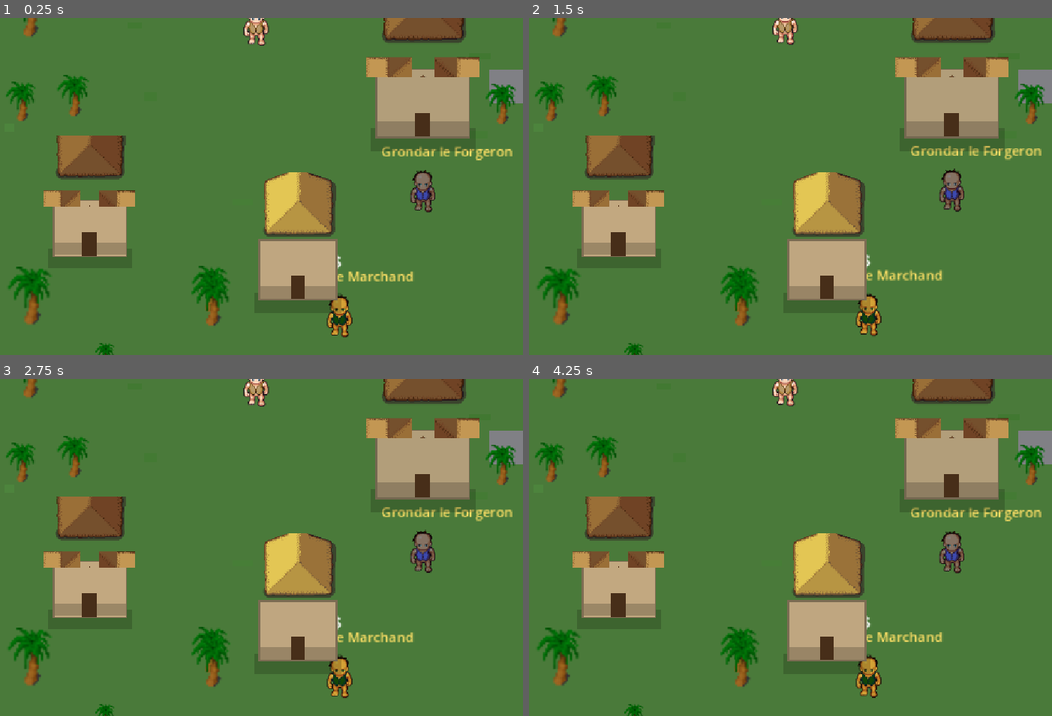
Above: before the commit, frames 1-4 (two rows, left to right).
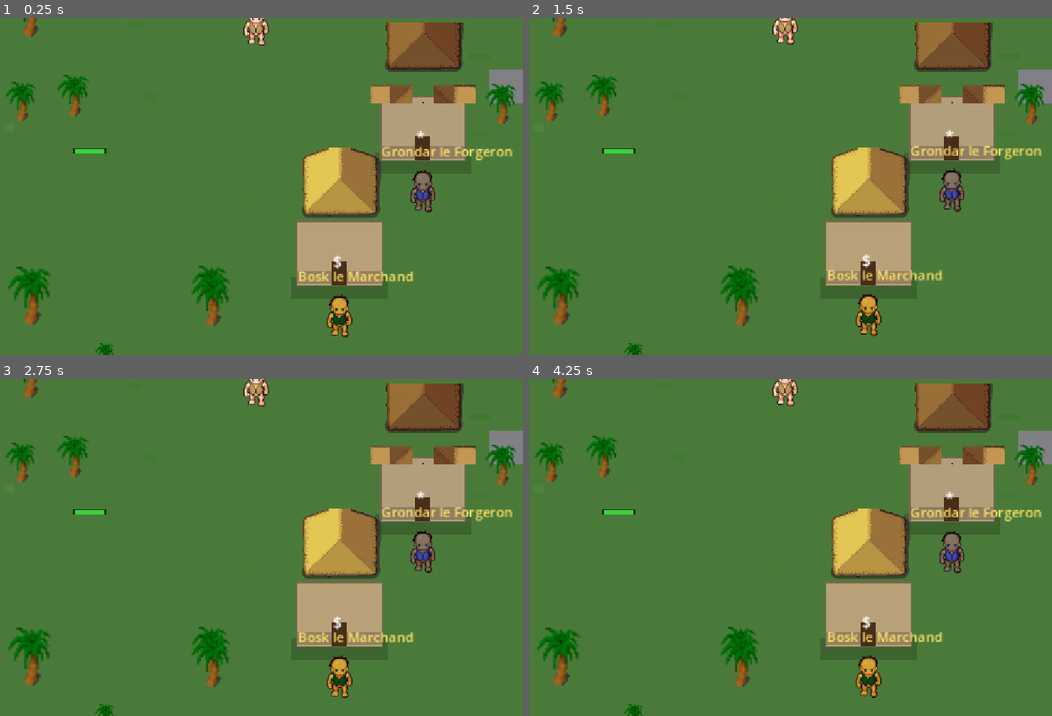
Above: after the commit, the same moments.

Repository: saintstrif13001/riendupout
Game: Godot game, scene res://scenes/World.tscn
The game is run twice, just before and just after one commit, with the same random seed, the same clock (stepped at 60 frames per second) and the same inputs. This scene is started directly instead of the project's main scene.
Inputs:
- Up to frame 1 (0.25 s): no input
- Up to frame 2 (1.5 s): tap Enter at 0.5 s; hold D 0.53-1.28 s; tap I at 0.6 s; tap Space at 0.77 s; hold S from 1.28 s (still down); tap M at 1.35 s
- Up to frame 3 (2.75 s): tap Space at 1.52, 2 s; release S at 2.03 s; hold D from 2.03 s (still down); tap Q at 2.1 s
- Up to frame 4 (4.25 s): release D at 2.78 s; hold W 2.78-3.53 s; tap E at 2.85 s; tap Space at 3.02, 3.77 s; tap Enter at 3.5 s; hold A from 3.53 s (still down); tap F at 3.6 s

The runs differ from the first frame. In frame 1, 19% of the frame differs, in the area x 8-92%, y 0-88%; in frame 2, 19%; in frame 3, 19%; in frame 4, 19%.
Error in both runs: Invalid access to property or key 'race' on a base object of type 'Dictionary'. (res://scripts/game_state.gd:63)

Commit message:
Corrige le placement des maisons du village + tri en profondeur manquant
Bug remonté par l'utilisateur : les maisons semblaient mal placées et les PNJ
disparaissaient visuellement derrière elles. Cause racine trouvée : le joueur et
les ennemis n'avaient JAMAIS de z_index dynamique (toujours 0), alors que les
maisons/décors utilisent des z_index en centaines (int(y)) — donc dès qu'un
joueur/PNJ/monstre passait devant une maison, il se retrouvait rendu derrière.

- player.gd / enemy.gd : update_visuals() met maintenant a jour z_index =
  int(global_position.y) chaque frame, comme le reste du décor
- world.gd : les 5 maisons du village sont repositionnées pour correspondre
  a leur PNJ (forge=Grondar, alchimiste=Yvenne, echoppe=Bosk, cabane=l'Ancien,
  salle d'armes=Thoric) au lieu de positions arbitraires sans lien avec le
  village ; ajout d'un StaticBody2D+CollisionShape2D par maison pour que le
  joueur ne traverse plus visuellement les murs
- Teste : capture visuelle du village (PNJ bien devant leur porte, tri
  correct), test_combat/test_data_integrity/test_travel/test_quest OK

Diff:
--- a/scripts/enemy.gd
+++ b/scripts/enemy.gd
@@ -95,5 +95,6 @@
 	if collider: collider.disabled = true
 
 func update_visuals() -> void:
+	z_index = int(global_position.y) # tri en profondeur : sinon disparait derrière les maisons/décors
 	var pct = clamp(hp / max(1.0, max_hp), 0.0, 1.0)
 	hp_fg.size.x = 28 * pct
--- a/scripts/player.gd
+++ b/scripts/player.gd
@@ -202,6 +202,7 @@
 	return {"amount": amount, "leveled": leveled}
 
 func update_visuals() -> void:
+	z_index = int(global_position.y) # tri en profondeur : sinon on disparait derrière les maisons/décors
 	name_label.position = Vector2(-name_label.size.x/2, -58)
 	hp_bg.position = Vector2(-20, -46)
 	hp_fg.position = Vector2(-18, -44)
--- a/scripts/world.gd
+++ b/scripts/world.gd
@@ -128,13 +128,14 @@
 	# bien plus lisible que le triangle plat d'avant.
 	var roof_tan = load("res://assets/buildings/roof_tan.png")
 	var roof_brown = load("res://assets/buildings/roof_brown.png")
+	# Chaque maison est alignée avec le PNJ qui "y habite" (forge = Grondar, etc.)
+	# pour que le village ait une disposition lisible au lieu de bâtiments épars.
 	var houses = [
-		{"x":300, "y":250, "w":90, "h":70, "wall":Color(0.78,0.68,0.5), "roof":roof_tan},
-		{"x":600, "y":500, "w":110, "h":80, "wall":Color(0.7,0.62,0.48), "roof":roof_brown},
-		{"x":450, "y":700, "w":90, "h":70, "wall":Color(0.75,0.65,0.5), "roof":roof_tan},
-		{"x":900, "y":300, "w":120, "h":90, "wall":Color(0.65,0.6,0.6), "roof":roof_brown},
-		{"x":950, "y":650, "w":100, "h":75, "wall":Color(0.72,0.63,0.47), "roof":roof_tan},
-		{"x":200, "y":650, "w":85, "h":65, "wall":Color(0.76,0.66,0.5), "roof":roof_brown},
+		{"x":600, "y":530, "w":100, "h":75, "wall":Color(0.7,0.62,0.48), "roof":roof_brown}, # forge (Grondar, 600,600)
+		{"x":700, "y":230, "w":90, "h":70, "wall":Color(0.75,0.65,0.5), "roof":roof_tan}, # alchimiste (Yvenne, 700,300)
+		{"x":500, "y":680, "w":100, "h":75, "wall":Color(0.72,0.63,0.47), "roof":roof_tan}, # échoppe (Bosk, 500,750)
+		{"x":400, "y":330, "w":80, "h":60, "wall":Color(0.76,0.66,0.5), "roof":roof_brown}, # cabane de l'Ancien (400,400)
+		{"x":800, "y":430, "w":85, "h":65, "wall":Color(0.65,0.6,0.6), "roof":roof_brown}, # salle d'armes (Thoric, 800,500)
 	]
 	for h in houses:
 		# ombre portée douce sous la maison
@@ -157,6 +158,15 @@
 		wall.position = Vector2(h.x - h.w/2.0, h.y - h.h/2.0)
 		wall.z_index = int(h.y)
 		$Decor.add_child(wall)
+		# Collision solide pour que le joueur ne traverse pas visuellement le mur.
+		var body = StaticBody2D.new()
+		body.position = Vector2(h.x, h.y)
+		var shape = CollisionShape2D.new()
+		var rect_shape = RectangleShape2D.new()
+		rect_shape.size = Vector2(h.w, h.h)
+		shape.shape = rect_shape
+		body.add_child(shape)
+		$Decor.add_child(body)
 		# bande d'ombre en bas du mur (donne un peu de volume)
 		var wall_shade = ColorRect.new()
 		wall_shade.color = h.wall.darkened(0.2)
@@ -301,6 +311,7 @@
 	for npc in Data.NPCS:
 		var node = Node2D.new()
 		node.position = Vector2(npc.x, npc.y)
+		node.z_index = int(npc.y) # sinon le PNJ reste toujours derrière les maisons (z_index en centaines)
 		var legs = Sprite2D.new()
 		legs.texture = npc_legs_tex
 		legs.region_enabled = true; legs.region_rect = region
